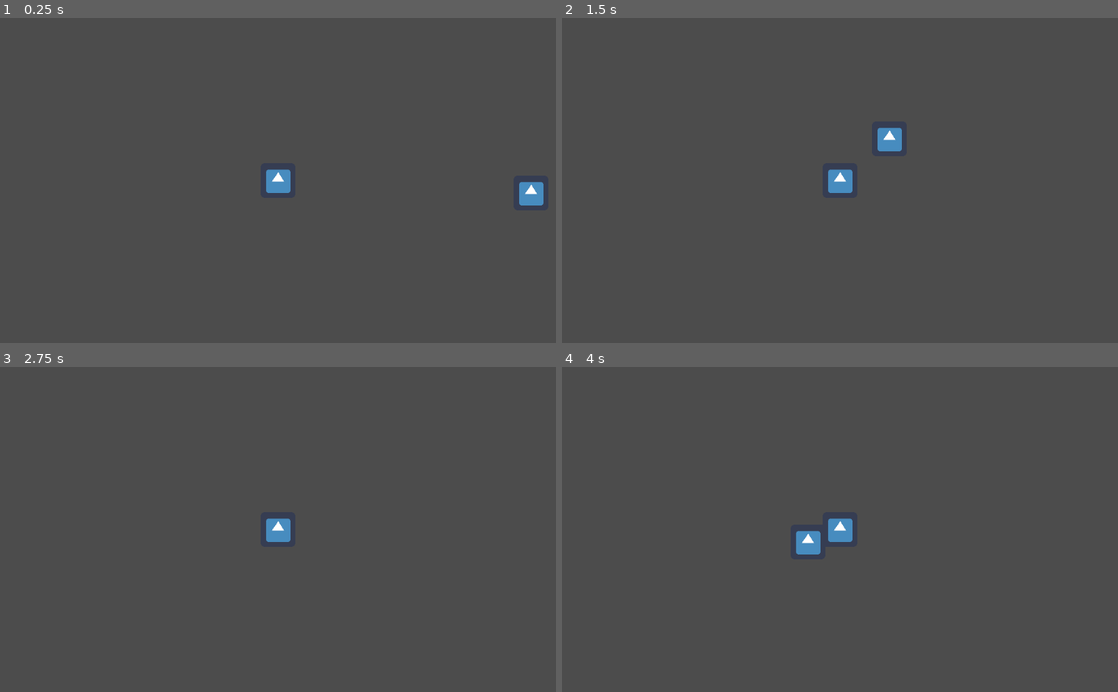
Above: before the commit, frames 1-4 (two rows, left to right).
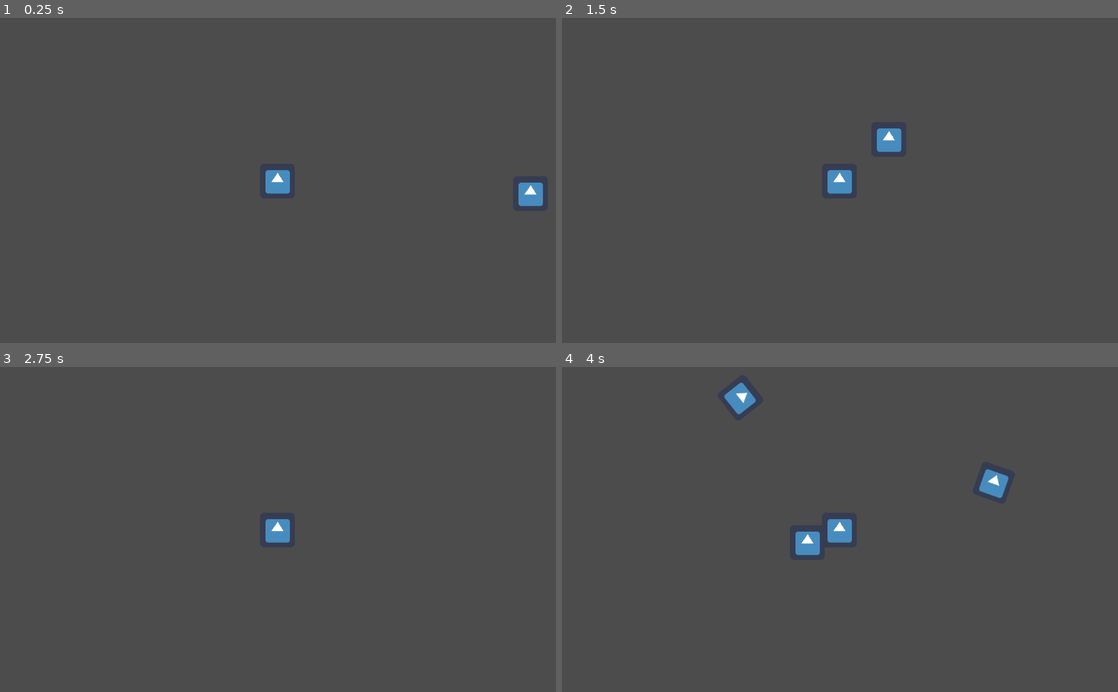
Above: after the commit, the same moments.

Repository: moisesjbc/cinco-etapas
Game: Godot game, scene res://scenes/main_scene/main_scene.tscn
Two runs of this game, one before a commit and one after it. Both use one fixed random seed, a clock stepped at 60 frames per second and the inputs below. The engine's default icon, where the game draws it, is replaced by a stand-in: a white triangle on a blue panel in a dark square.
Inputs:
- Up to frame 1 (0.25 s): no input
- Up to frame 2 (1.5 s): tap Enter at 0.5 s; hold Right (ui_right) 0.53-1.28 s; hold Down (ui_down) from 1.28 s (still down)
- Up to frame 3 (2.75 s): release Down (ui_down) at 2.03 s; hold Right (ui_right) from 2.03 s (still down)
- Up to frame 4 (4 s): tap Space at 2.75 s; release Right (ui_right) at 2.78 s; hold Up (ui_up) 2.78-3.53 s; hold Left (ui_left) from 3.53 s (still down)

The runs differ from the first frame. In frame 1, 0.1% of the frame differs, in the area x 47-98%, y 46-58%; in frame 2, 0.1%; in frame 3, less than 0.1%; in frame 4, 0.8%, in the area x 29-81%, y 4-58%.

Commit message:
Improved meteorite respawn + added removal based on distance to player.

Diff:
--- a/godot-project/scenes/main_scene/main_scene.tscn
+++ b/godot-project/scenes/main_scene/main_scene.tscn
@@ -2,7 +2,7 @@
 
 [ext_resource path="res://icon.png" type="Texture" id=1]
 [ext_resource path="res://scenes/player/player.tscn" type="PackedScene" id=2]
-[ext_resource path="res://scenes/respawn_manager/respawn_manager.tscn" type="PackedScene" id=3]
+[ext_resource path="res://scenes/meteorites_respawn/meteorites_respawn.tscn" type="PackedScene" id=3]
 
 [node name="main_scene" type="Node2D"]
 
@@ -14,7 +14,8 @@
 position = Vector2( 367, 292 )
 
 [node name="camera" type="Camera2D" parent="player"]
+position = Vector2( 1, -1 )
 current = true
 
 [node name="respawn_manager" parent="player/camera" instance=ExtResource( 3 )]
-position = Vector2( -516.332, -272.758 )
+position = Vector2( -516.332, -285.105 )
--- a/godot-project/scenes/meteorite/meteorite.gd
+++ b/godot-project/scenes/meteorite/meteorite.gd
@@ -1,10 +1,21 @@
 extends RigidBody2D
 
+var player
+
 func _ready():
-	print(position)
+	player = get_node("/root/main_scene/player")
+
+	# Set a random linear velocity
 	var direction_vector: Vector2 = -position.normalized()
+	var intensity: float = 1.5
 	direction_vector.rotated(randf() * 0.3)
+	add_force(Vector2(0.0, 0.0), direction_vector * intensity)
 
-	var intensity: float = 3
-	add_force(Vector2(0.0, 0.0), direction_vector * intensity)
-	angular_velocity = 2
+	# Set a random linear velocity
+	angular_velocity = randf() - 0.5
+
+
+func _physics_process(delta):
+	# Delete meteorite if too far from player
+	if global_position.distance_to(player.global_position) > 1000:
+		queue_free()
--- a/godot-project/scenes/respawn_manager/respawn_manager.tscn
+++ b/godot-project/scenes/meteorites_respawn/meteorites_respawn.tscn
@@ -1,10 +1,10 @@
 [gd_scene load_steps=3 format=2]
 
-[ext_resource path="res://scenes/respawn_manager/respawn_manager.gd" type="Script" id=1]
+[ext_resource path="res://scenes/meteorites_respawn/meteorites_respawn.gd" type="Script" id=1]
 
 [sub_resource type="Curve2D" id=1]
 _data = {
-"points": PoolVector2Array( 0, 0, 0, 0, -79.5983, -85.5143, 0, 0, 0, 0, 1082.15, -69.7998, 0, 0, 0, 0, 1084.39, 660.923, 0, 0, 0, 0, -58.2715, 667.657, 0, 0, 0, 0, -76.2309, -78.7795 )
+"points": PoolVector2Array( 0, 0, 0, 0, 1111.33, 454.39, 0, 0, 0, 0, 1082.15, -69.7998, 0, 0, 0, 0, 450.204, -67.5549 )
 }
 
 [node name="respawn_manager" type="Node2D"]
@@ -14,10 +14,10 @@
 curve = SubResource( 1 )
 
 [node name="path_follow" type="PathFollow2D" parent="path"]
-position = Vector2( -77.3535, -81.0241 )
-rotation = -0.011932
+position = Vector2( 1111.33, 454.39 )
+rotation = -1.62646
 
 [node name="meteors_timer" type="Timer" parent="."]
-wait_time = 3.0
+wait_time = 1.5
 autostart = true
 [connection signal="timeout" from="meteors_timer" to="." method="_on_meteors_timer_timeout"]
Renamed: godot-project/scenes/respawn_manager/respawn_manager.gd -> godot-project/scenes/meteorites_respawn/meteorites_respawn.gd
